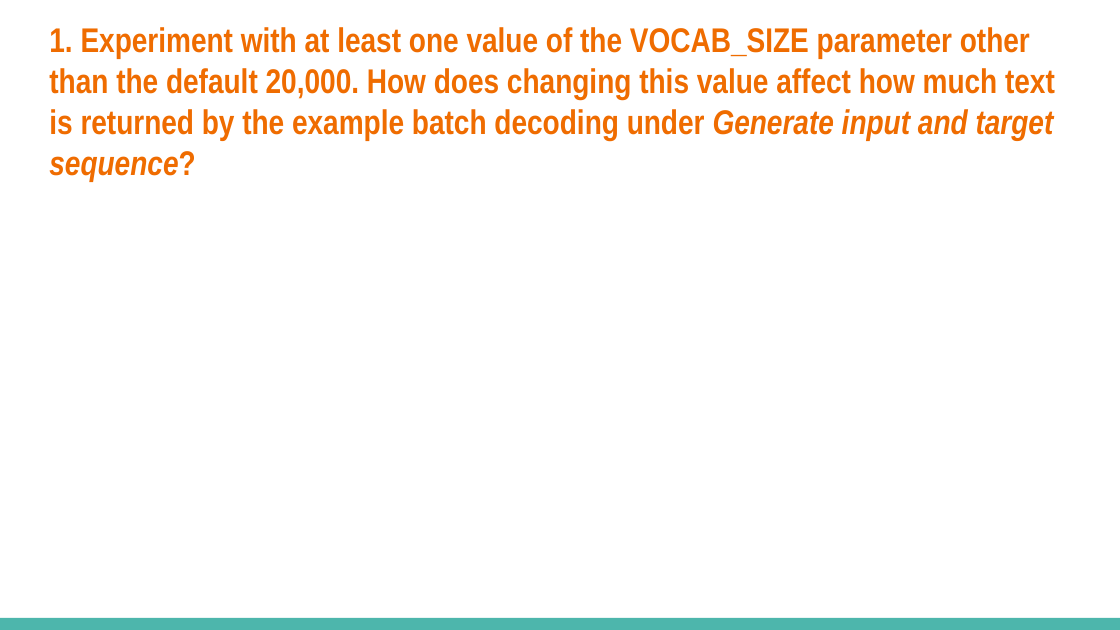
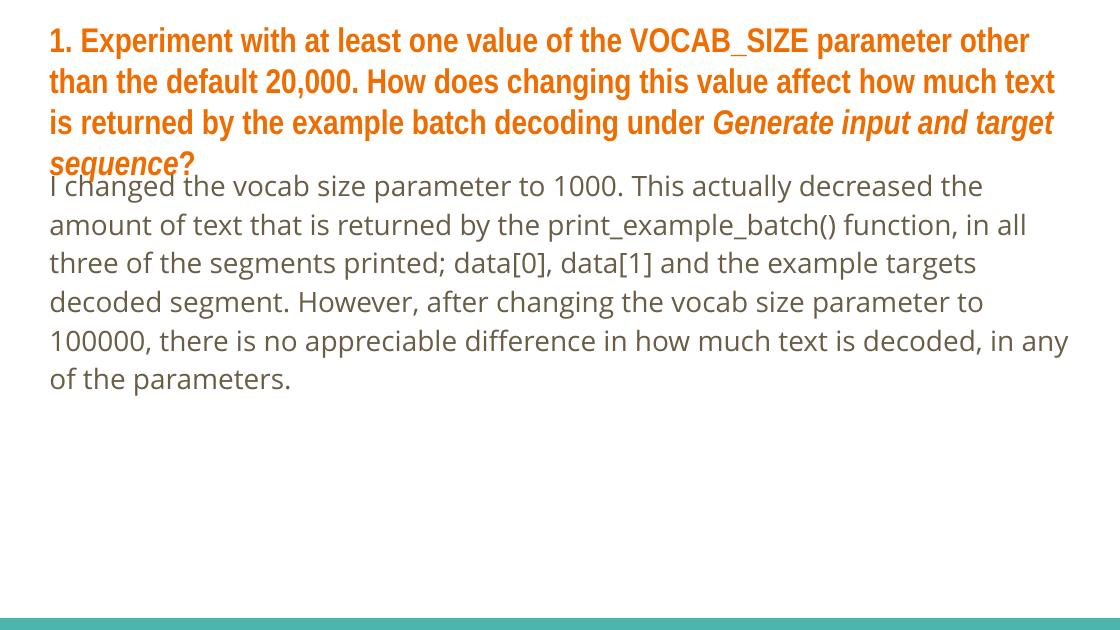
Before and after one commit to eding42/ece157b-hw1, a slide deck: slide 2 of Homework_1_Template.pptx. Drawn at 1120x630 pixels with LibreOffice and Linux fonts; fonts in the diff are those of the drawing. Boxes give left, top, right and bottom in pixels: in the first picture for what was removed or moved away, otherwise in the second. Text is boxed around its words. In the diff, an @@ line names an element or a change of style, - is before the commit and + after.

```diff
--- a/Homework_1_Template.pptx
+++ b/Homework_1_Template.pptx
@@ text added at (49,170,1069,396), 18 pt, text #695D46 @@
+I changed the vocab size parameter to 1000. This actually decreased the amount of text that is returned by the print_example_batch() function, in all three of the segments printed; data[0], data[1] and the example targets decoded segment. However, after changing the vocab size parameter to 100000, there is no appreciable difference in how much text is decoded, in any of the parameters.
```
Also in this commit, not shown: 3 other slides changed, 3 other files.
